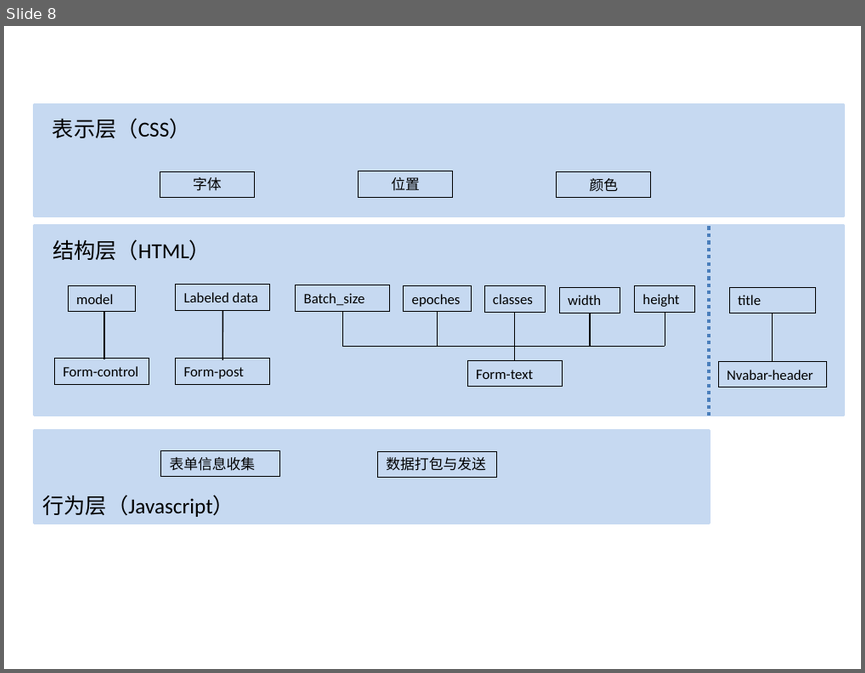
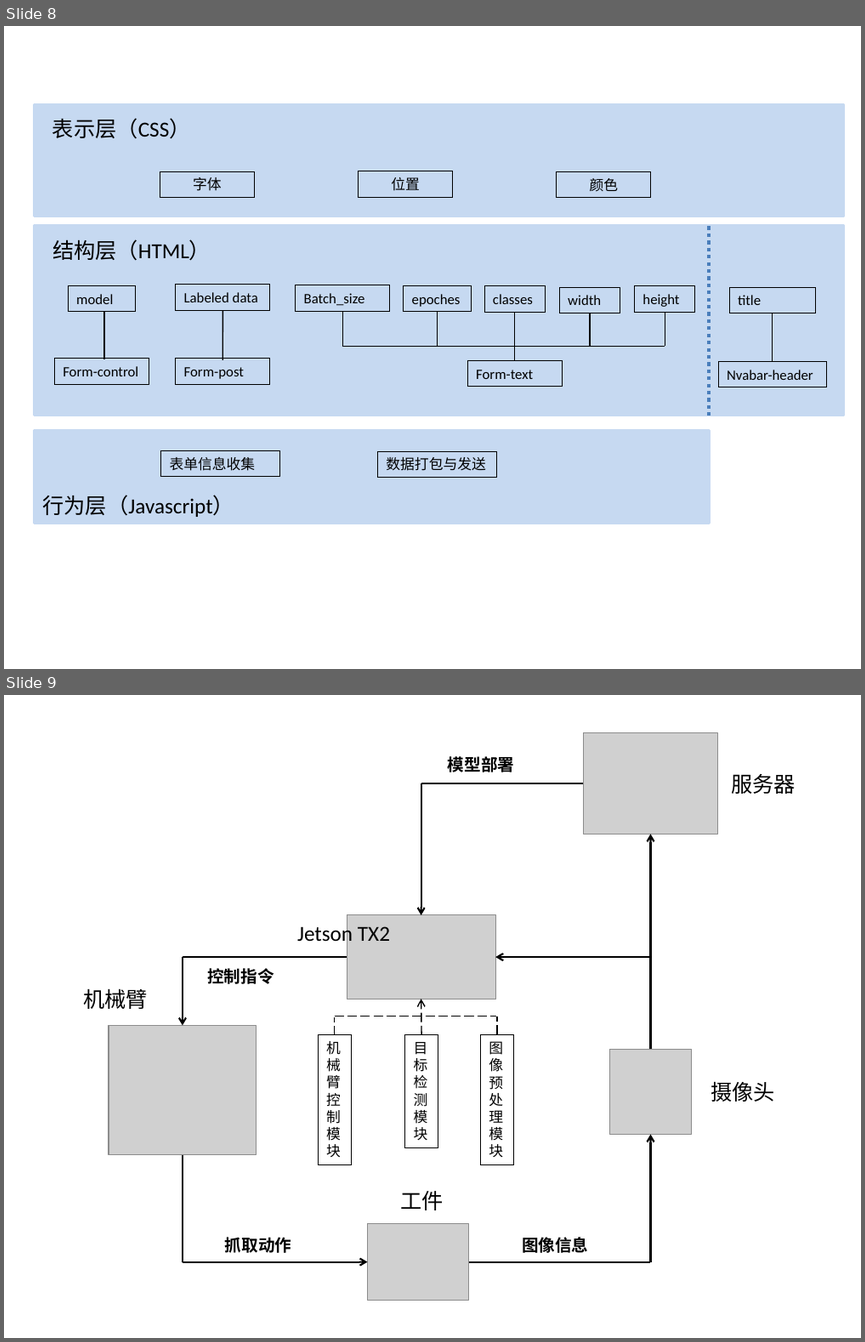
Before and after one commit to ZhuYuHe/biyelunwen, a slide deck: graph.pptx. Shown one above the other, each under a label of ours: slide 8 before the commit, slides 8 and 9 after it. The pictures are 865x673 and 865x1342 pixels, drawn with LibreOffice and Linux fonts; fonts in the diff are those of the drawing; grey boxes stand for pictures. Boxes give left, top, right and bottom in pixels: in the first picture for what was removed or moved away, otherwise in the second. Text is boxed around its words. In the diff, an @@ line names an element or a change of style, - is before the commit and + after.

```diff
--- a/graph.pptx
+++ b/graph.pptx
@@ slide 9 added at bbox=[4, 695, 861, 1338], background #FFFFFF @@
@@ picture added at bbox=[583, 732, 718, 834] @@
@@ text added at bbox=[448, 756, 514, 772], 14 pt, text #000000, bold @@
+模型部署
@@ line added from (583, 783) to (421, 783), #000000 1.5 pt @@
@@ arrow added from (421, 783) to (421, 915), #000000 1.5 pt @@
@@ text added at bbox=[731, 774, 795, 794], 18 pt, text #000000 @@
+服务器
@@ arrow added from (650, 1049) to (650, 834), #000000 1.5 pt @@
@@ text added at bbox=[297, 923, 390, 946], 18 pt, text #000000 @@
+Jetson TX2
@@ picture added at bbox=[347, 915, 496, 999] @@
@@ line added from (347, 957) to (182, 957), #000000 1.5 pt @@
@@ arrow added from (182, 957) to (182, 1025), #000000 1.5 pt @@
@@ text added at bbox=[207, 968, 273, 984], 14 pt, text #000000, bold @@
+控制指令
@@ arrow added from (650, 957) to (496, 957), #000000 1.5 pt @@
@@ text added at bbox=[83, 988, 148, 1009], 18 pt, text #000000 @@
+机械臂
@@ arrow added from (421, 1035) to (421, 998), #000000 1 pt dashed @@
@@ picture added at bbox=[109, 1025, 256, 1154] @@
@@ line added from (335, 1035) to (335, 1017), #000000 1 pt dashed @@
@@ line added from (335, 1016) to (497, 1016), #000000 1 pt dashed @@
@@ line added from (497, 1034) to (497, 1016), #000000 1 pt dashed @@
@@ rectangle added at bbox=[318, 1035, 350, 1164], outline #000000 0.75 pt, 12 pt, text #000000 @@
+机械臂控制模块
@@ rectangle added at bbox=[405, 1035, 438, 1147], outline #000000 0.75 pt, 12 pt, text #000000 @@
+目标检测模块
@@ rectangle added at bbox=[480, 1035, 513, 1164], outline #000000 0.75 pt, 12 pt, text #000000 @@
+图像预处理模块
@@ picture added at bbox=[609, 1049, 691, 1134] @@
@@ text added at bbox=[710, 1081, 775, 1101], 18 pt, text #000000 @@
+摄像头
@@ arrow added from (650, 1262) to (650, 1134), #000000 1.5 pt @@
@@ line added from (182, 1155) to (182, 1261), #000000 1.5 pt @@
@@ text added at bbox=[400, 1191, 443, 1210], 18 pt, text #000000 @@
+工件
@@ picture added at bbox=[367, 1224, 468, 1300] @@
@@ text added at bbox=[225, 1236, 291, 1253], 14 pt, text #000000, bold @@
+抓取动作
@@ text added at bbox=[522, 1236, 588, 1253], 14 pt, text #000000, bold @@
+图像信息
@@ arrow added from (182, 1261) to (367, 1261), #000000 1.5 pt @@
@@ line added from (469, 1261) to (650, 1261), #000000 1.5 pt @@
```
Also in this commit, not shown: 1 other slide added, 4 other files.
